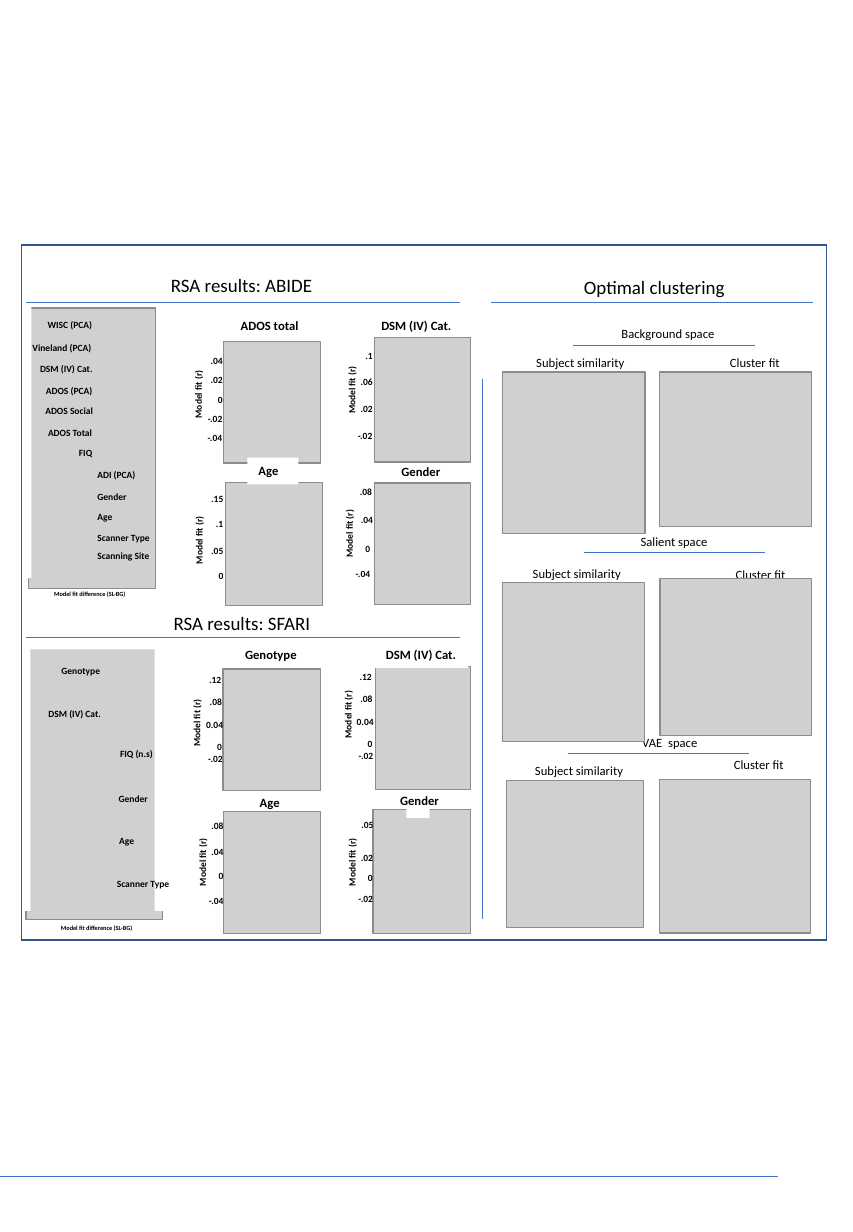
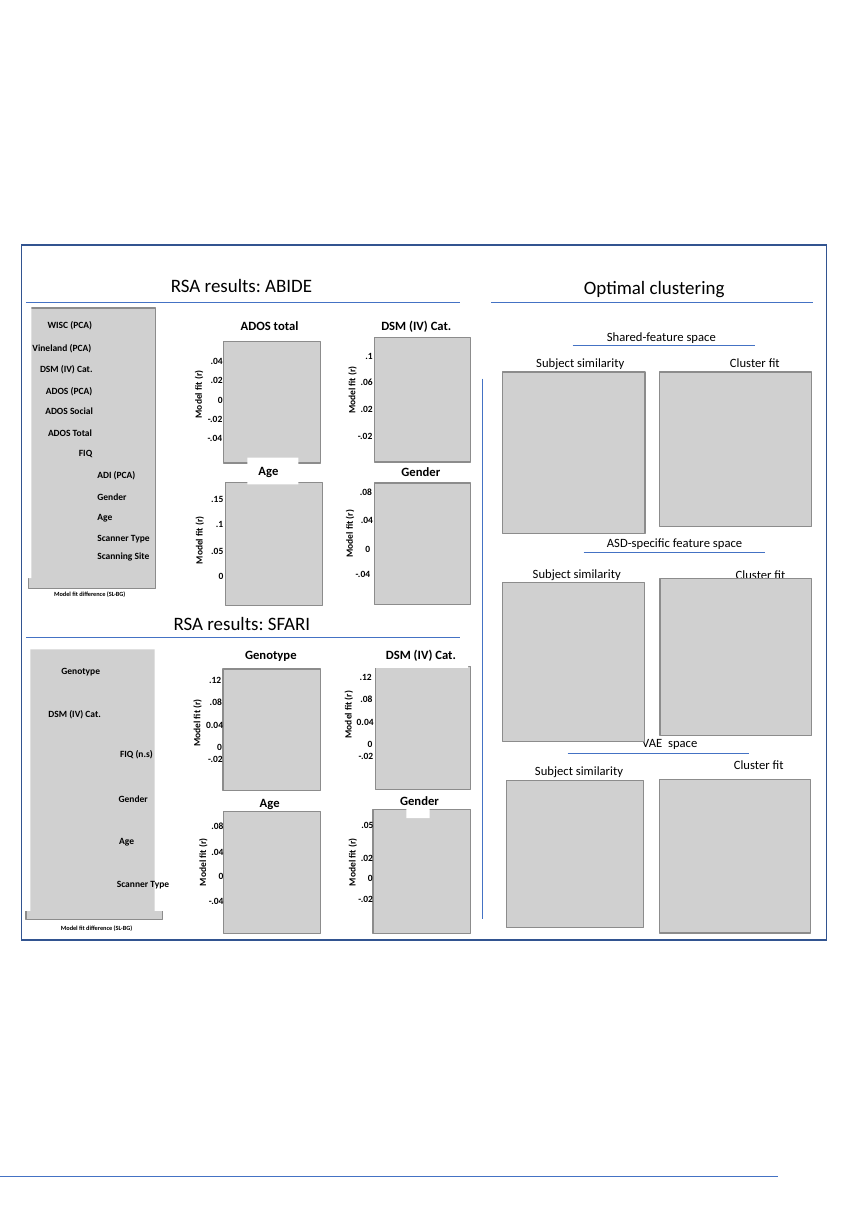
Before and after one commit to Aglinskas/BC-MRI-AE, a slide deck: slide 2 of CVAE_figures/CVAE-figure3-RSA_june9.pptx (slide 1 before the commit). Drawn at 853x1232 pixels with LibreOffice and Linux fonts; fonts in the diff are those of the drawing; grey boxes stand for pictures. Boxes give left, top, right and bottom in pixels: in the first picture for what was removed or moved away, otherwise in the second. Text is boxed around its words. In the diff, an @@ line names an element or a change of style, - is before the commit and + after.

```diff
--- a/CVAE_figures/CVAE-figure3-RSA_june9.pptx
+++ b/CVAE_figures/CVAE-figure3-RSA_june9.pptx
@@ text at bbox=[607, 332, 716, 343]: text changed @@
-Background space
+Shared-feature space
@@ text at bbox=[607, 538, 742, 549]: text changed @@
-Salient space
+ASD-specific feature space
```
Also in this commit, not shown: 1 slide added, 4 other files.
